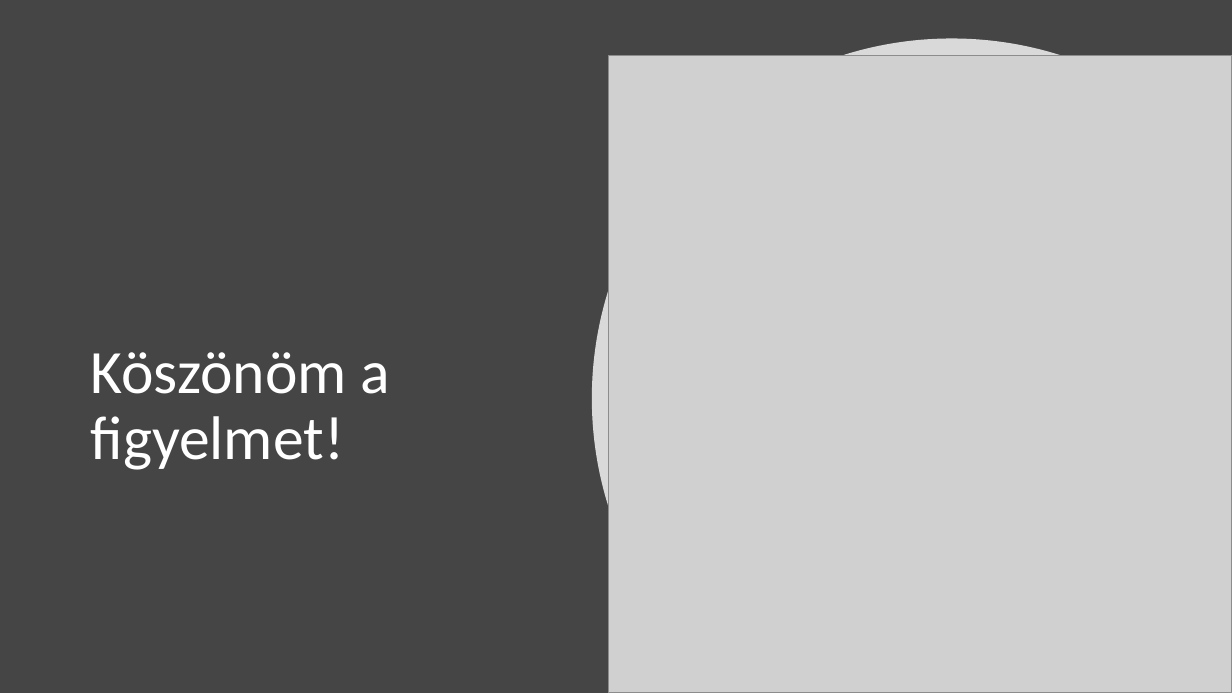
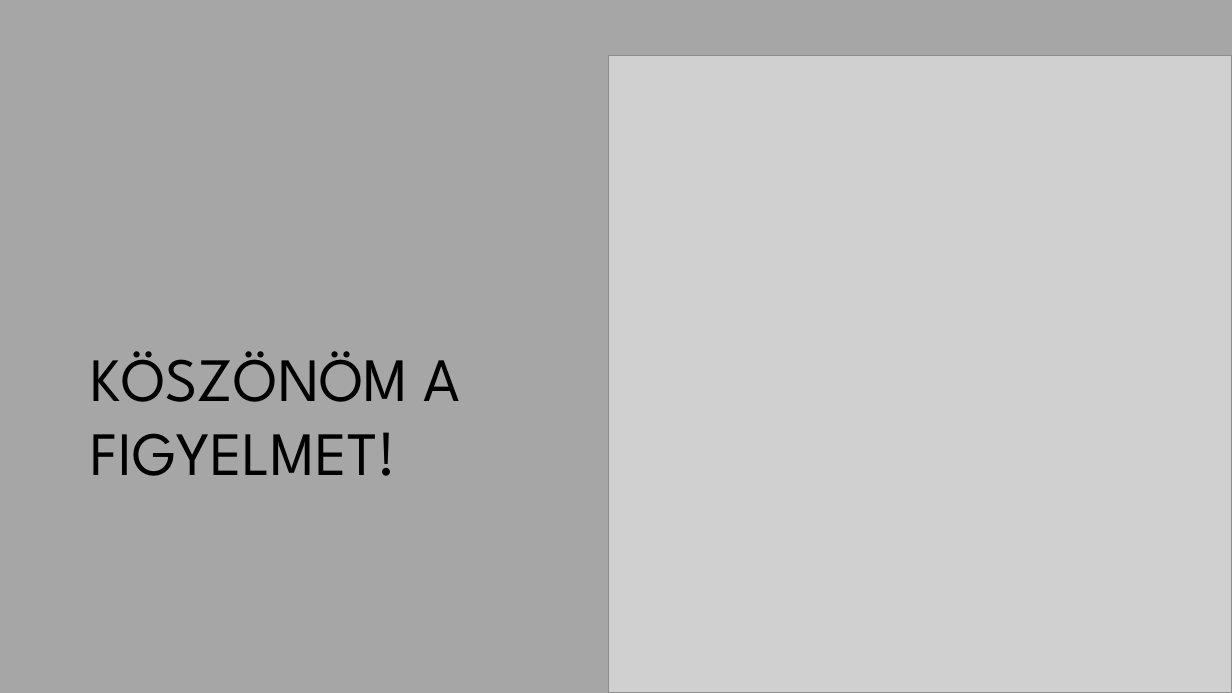
Before and after one commit to kizsi2019/202122_9d2, a slide deck: slide 8 of Balogh Ádám/Önéletrajz.pptx (slide 6 before the commit). Drawn at 1232x693 pixels with LibreOffice and Linux fonts; fonts in the diff are those of the drawing; grey boxes stand for pictures. Boxes give left, top, right and bottom in pixels: in the first picture for what was removed or moved away, otherwise in the second. Text is boxed around its words. In the diff, an @@ line names an element or a change of style, - is before the commit and + after.

```diff
--- a/Balogh Ádám/Önéletrajz.pptx
+++ b/Balogh Ádám/Önéletrajz.pptx
@@ background #454545 to #A6A6A6 @@
@@ freeform shape removed at (x1=592, y1=39, x2=1232, y2=693) @@
@@ title at (x1=91, y1=351, x2=461, y2=476): text changed; font Calibri to League Spartan; text colour #FFFFFF to #000000 @@
-Köszönöm a figyelmet!
+KÖSZÖNÖM A FIGYELMET!
```
Also in this commit, not shown: 5 other slides changed, 2 slides added.
